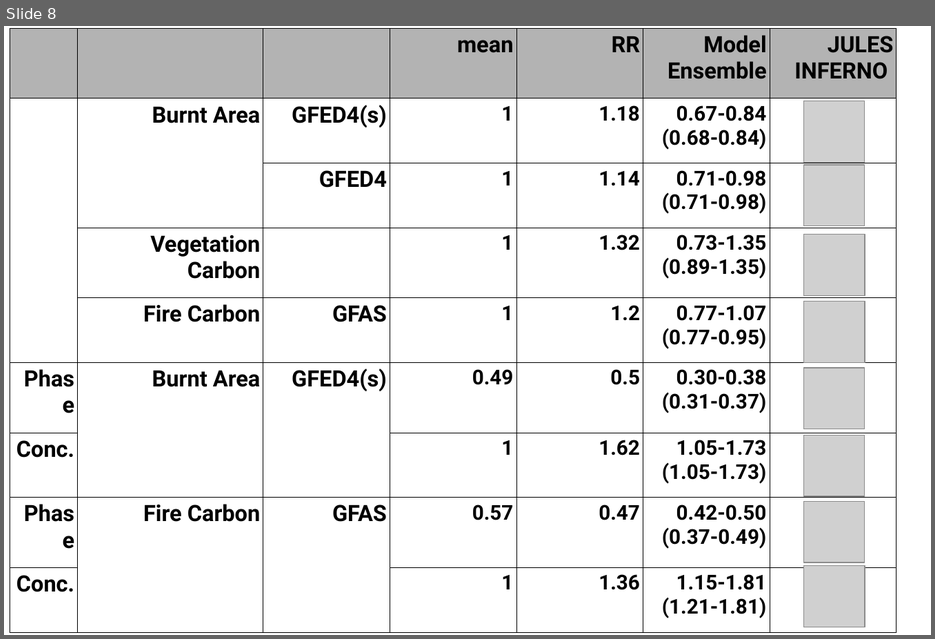
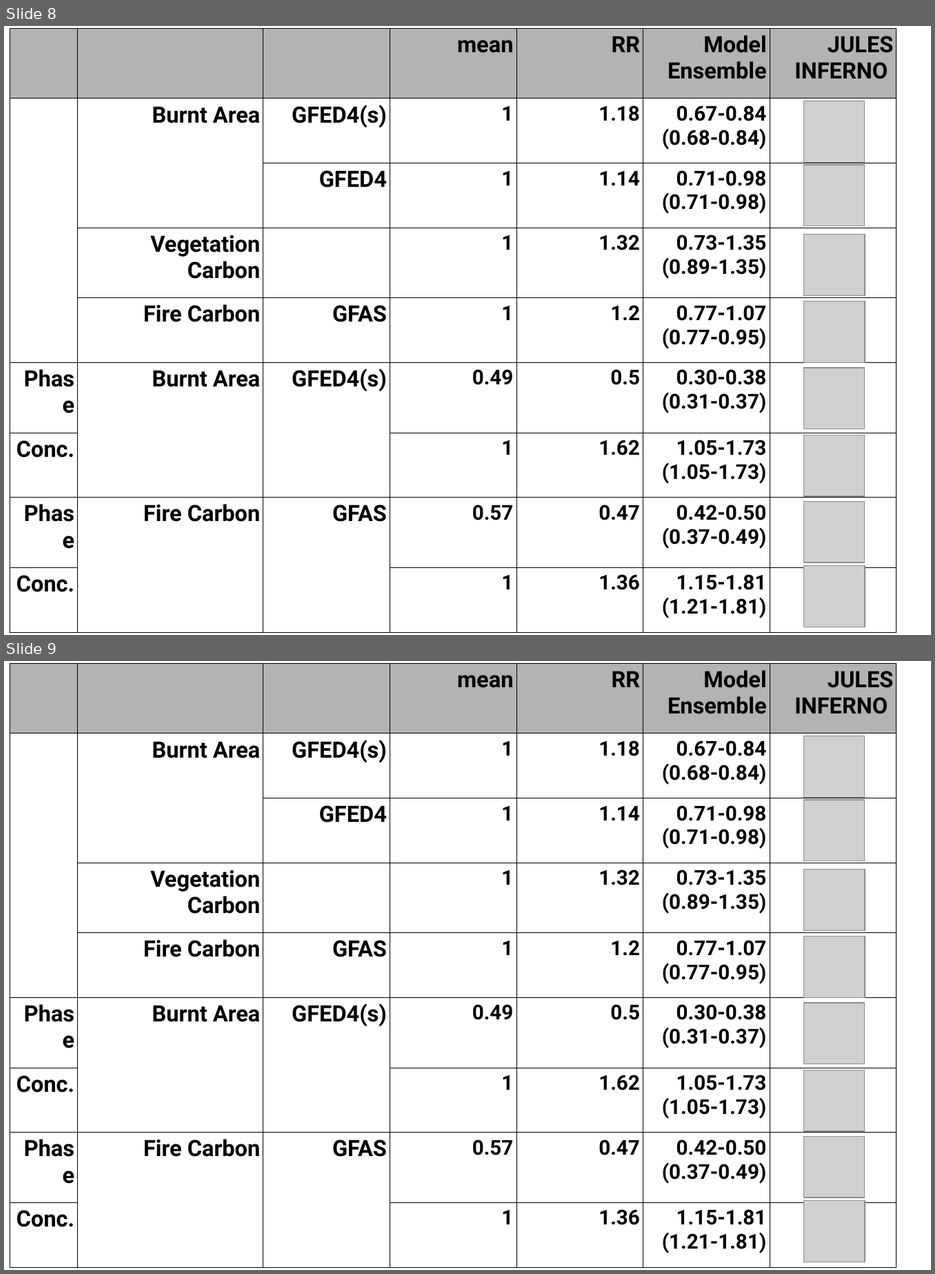
Before and after one commit to douglask3/fireMIPbenchmarking, a slide deck: docs/jules_pres/images/modelScores/pp.odp. Shown one above the other, each under a label of ours: slide 8 before the commit, slides 8 and 9 after it. The pictures are 935x639 and 935x1274 pixels, drawn with LibreOffice and Linux fonts; fonts in the diff are those of the drawing; grey boxes stand for pictures. Boxes give left, top, right and bottom in pixels: in the first picture for what was removed or moved away, otherwise in the second. Text is boxed around its words. In the diff, an @@ line names an element or a change of style, - is before the commit and + after.

```diff
--- a/docs/jules_pres/images/modelScores/pp.odp
+++ b/docs/jules_pres/images/modelScores/pp.odp
@@ slide 9 added at (x1=4, y1=661, x2=931, y2=1270), background #FFFFFF @@
@@ table added at (x1=10, y1=663, x2=896, y2=1267), 9 rows, 7 columns @@
+ |  |  | mean | RR | Model Ensemble | JULES / INFERNO
+ | Burnt Area | GFED4(s) | 1 | 1.18 | 0.67-0.84 / (0.68-0.84) | 
+ |  | GFED4 | 1 | 1.14 | 0.71-0.98 / (0.71-0.98) | 
+ | Vegetation Carbon |  | 1 | 1.32 | 0.73-1.35 / (0.89-1.35) | 
+ | Fire Carbon | GFAS | 1 | 1.2 | 0.77-1.07 / (0.77-0.95) | 
+Phase | Burnt Area | GFED4(s) | 0.49 | 0.5 | 0.30-0.38 / (0.31-0.37) | 
+Conc. |  |  | 1 | 1.62 | 1.05-1.73 / (1.05-1.73) | 
+Phase | Fire Carbon | GFAS | 0.57 | 0.47 | 0.42-0.50 / (0.37-0.49) | 
+Conc. |  |  | 1 | 1.36 | 1.15-1.81 / (1.21-1.81) | 
@@ picture added at (x1=804, y1=736, x2=865, y2=797) @@
@@ picture added at (x1=804, y1=800, x2=865, y2=860) @@
@@ picture added at (x1=804, y1=869, x2=865, y2=930) @@
@@ picture added at (x1=804, y1=936, x2=865, y2=997) @@
@@ picture added at (x1=804, y1=1003, x2=865, y2=1063) @@
@@ picture added at (x1=804, y1=1069, x2=865, y2=1131) @@
@@ picture added at (x1=804, y1=1136, x2=865, y2=1197) @@
@@ picture added at (x1=804, y1=1200, x2=865, y2=1261) @@
```
Also in this commit, not shown: 6 other slides added, 15 other files.
